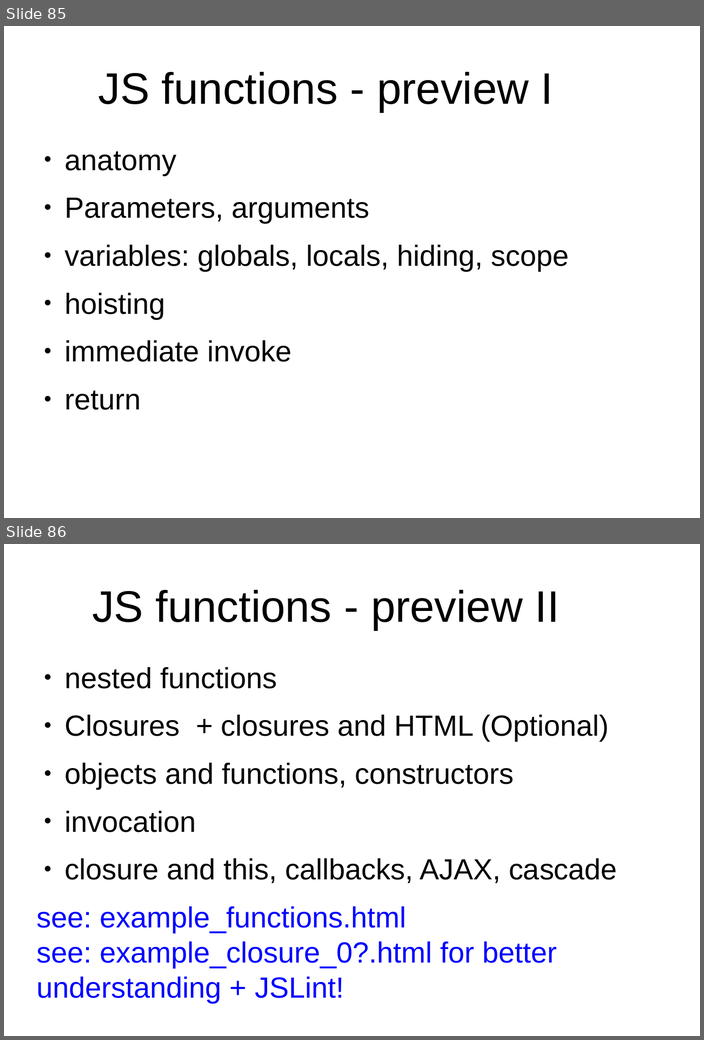
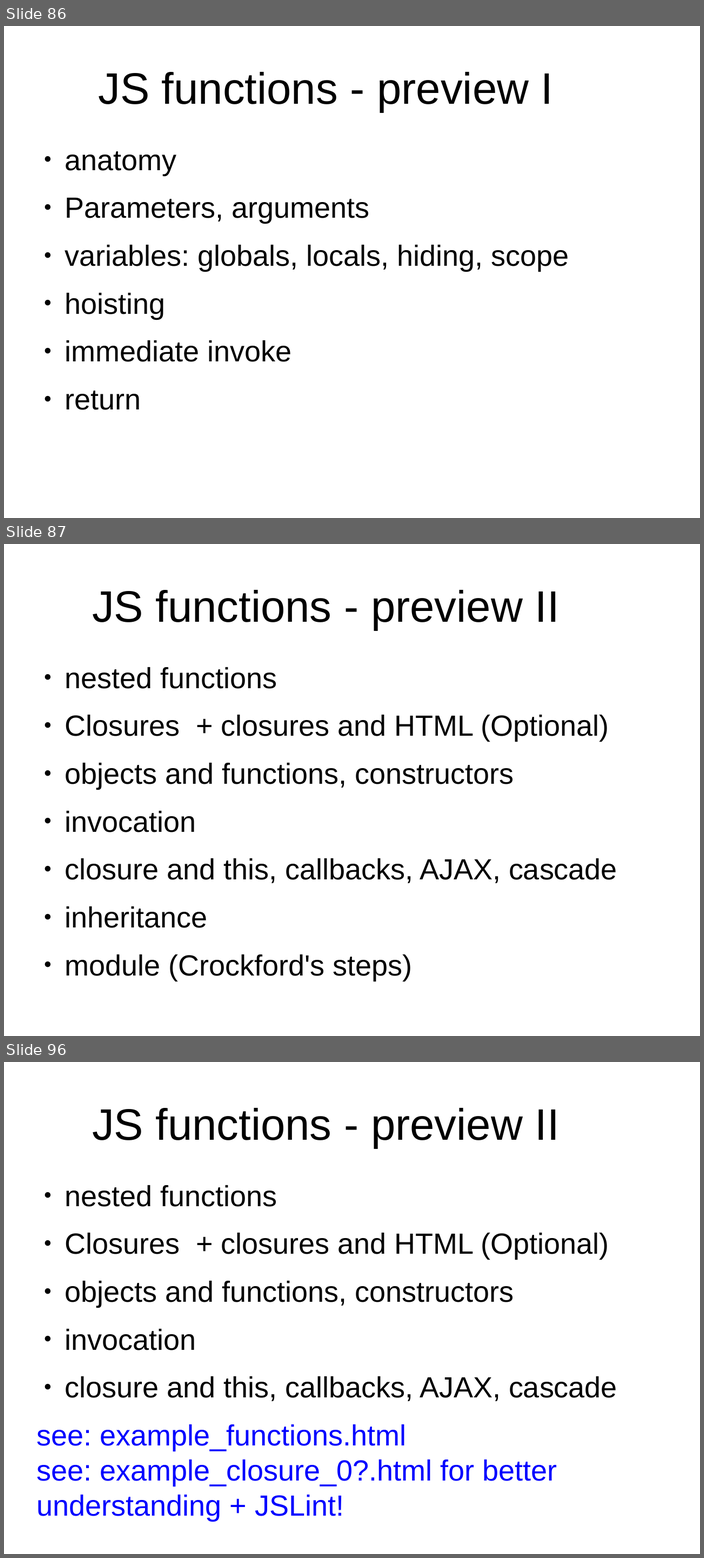
Before and after one commit to peterborkuti/other, a slide deck: JavaScriptBasics/jsbasics-slide.odp. Shown one above the other, each under a label of ours: slides 85 and 86 before the commit, slides 86, 87 and 96 after it; the slides between them are not shown. The pictures are 704x1040 and 704x1558 pixels, drawn with LibreOffice and Linux fonts; fonts in the diff are those of the drawing; background and template pictures are left out. Boxes give left, top, right and bottom in pixels: in the first picture for what was removed or moved away, otherwise in the second. Text is boxed around its words. In the diff, an @@ line names an element or a change of style, - is before the commit and + after.

Commit message:
function impress 01

```diff
--- a/JavaScriptBasics/jsbasics-slide.odp
+++ b/JavaScriptBasics/jsbasics-slide.odp
@@ slide 87 added at box(4, 544, 700, 1036), background #FFFFFF @@
@@ title added at box(92, 590, 559, 630), 53.3 pt, text #000000 @@
+JS functions - preview II
@@ text added at box(65, 667, 617, 980), 35.3 pt, text #000000 @@
+● nested functions
+● Closures + closures and HTML (Optional)
+● objects and functions, constructors
+● invocation
+● closure and this, callbacks, AJAX, cascade
+● inheritance
+● module (Crockford's steps)
@@ what was slide 85 is now slide 86 @@
@@ what was slide 86 is now slide 96 @@
```
Also in this commit, not shown: 12 slides changed, 9 other slides added, 1 other file.
